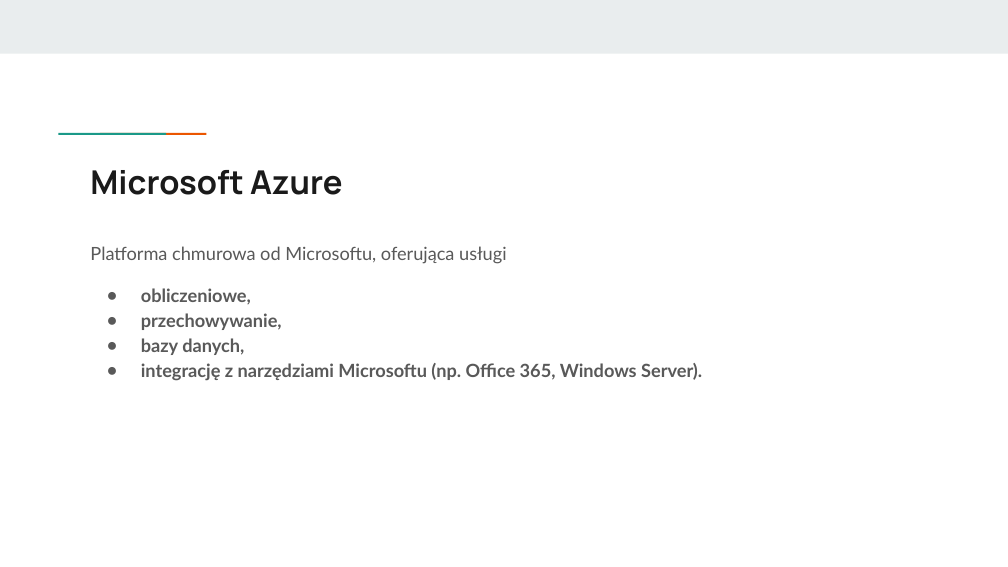
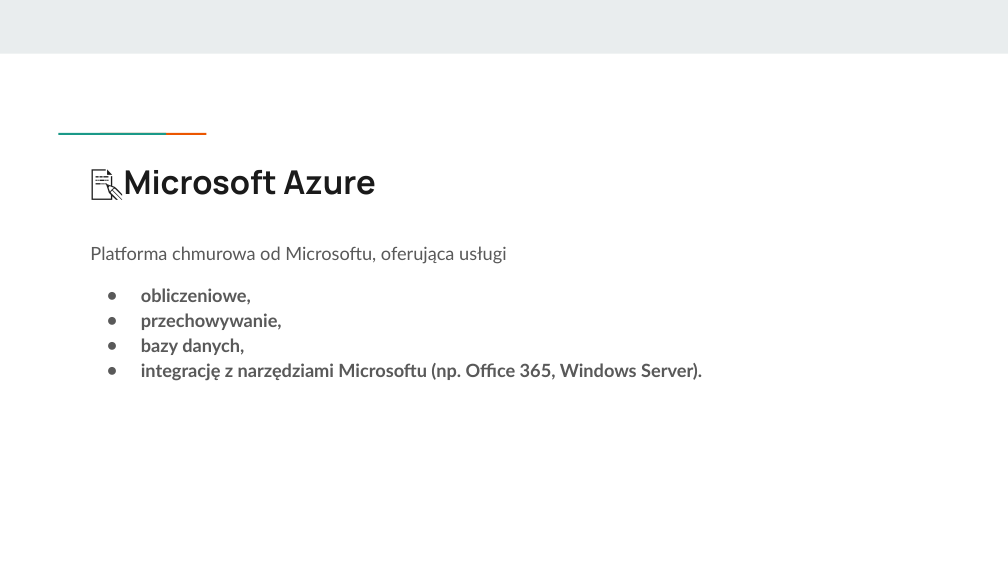
Before and after one commit to KasiaKasia/PRZEDMIOTY, a slide deck: slide 53 of ZASTOSOWANIE_INFORMATYKI/1A-gr_2/Zastosowanie informatyki - 1A gr. 2.pptx. Drawn at 1008x567 pixels with LibreOffice and Linux fonts; fonts in the diff are those of the drawing. Boxes give left, top, right and bottom in pixels: in the first picture for what was removed or moved away, otherwise in the second. Text is boxed around its words. In the diff, an @@ line names an element or a change of style, - is before the commit and + after.

```diff
--- a/ZASTOSOWANIE_INFORMATYKI/1A-gr_2/Zastosowanie informatyki - 1A gr. 2.pptx
+++ b/ZASTOSOWANIE_INFORMATYKI/1A-gr_2/Zastosowanie informatyki - 1A gr. 2.pptx
@@ title at bbox=[124, 170, 375, 195]: text changed @@
-Microsoft Azure
+📝Microsoft Azure
```
Also in this commit, not shown: 14 other slides changed, 3 other files.
